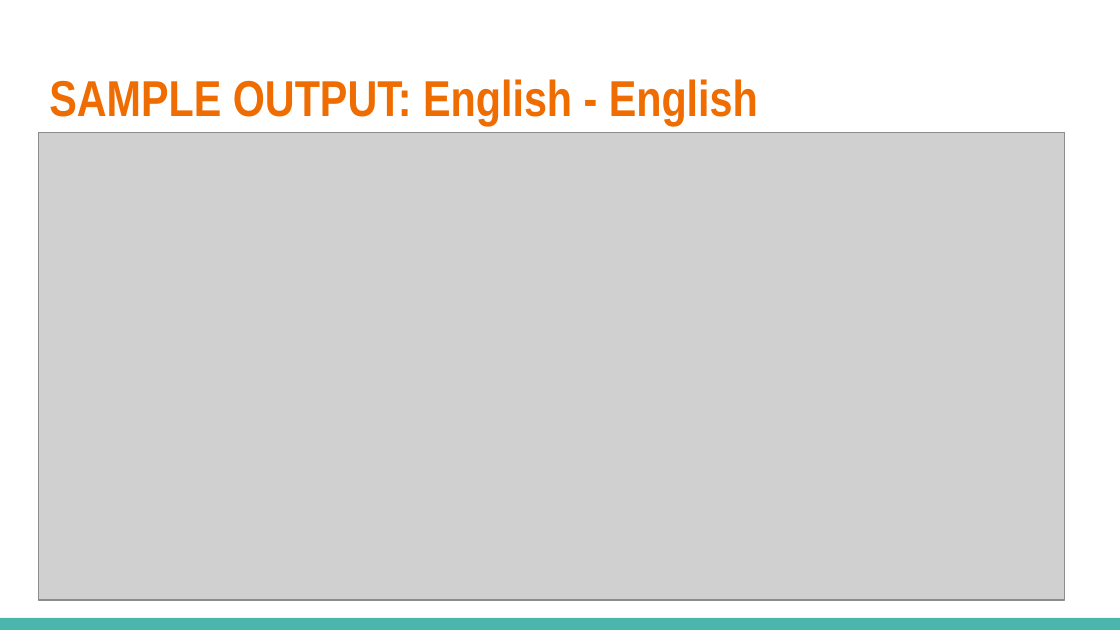
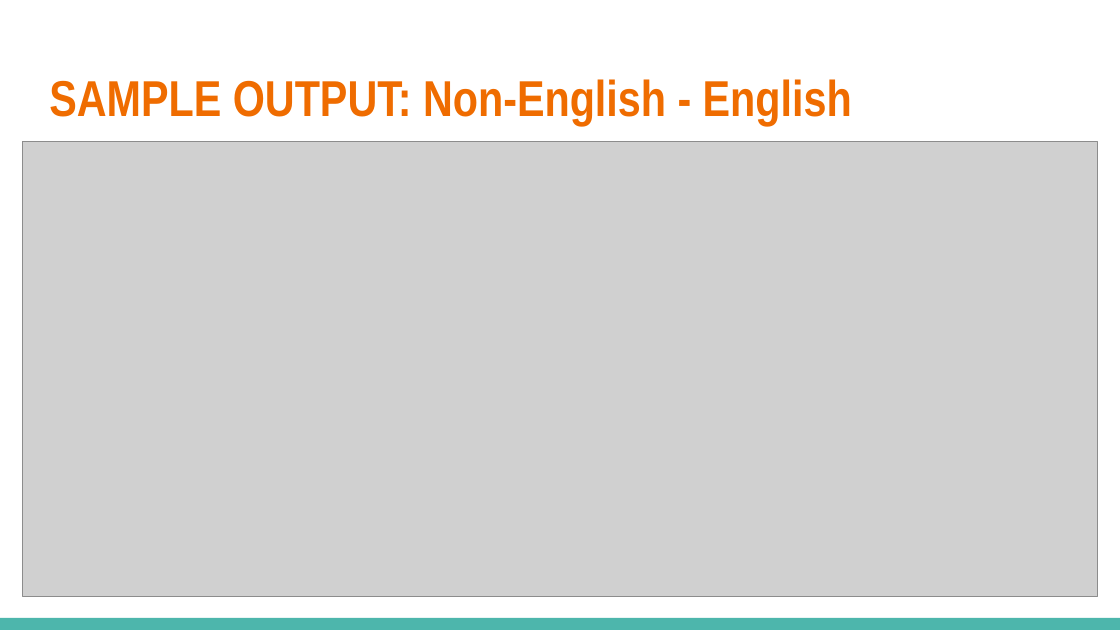
Before and after one commit to savithashreem07/Machine-Learning, a slide deck: slide 20 of Customer Support System (email to customer)/19981_SavithaShree_Mohanraj_CSS_Email.pptx (slide 18 before the commit). Drawn at 1120x630 pixels with LibreOffice and Linux fonts; fonts in the diff are those of the drawing; grey boxes stand for pictures. Boxes give left, top, right and bottom in pixels: in the first picture for what was removed or moved away, otherwise in the second. Text is boxed around its words. In the diff, an @@ line names an element or a change of style, - is before the commit and + after.

```diff
--- a/Customer Support System (email to customer)/19981_SavithaShree_Mohanraj_CSS_Email.pptx
+++ b/Customer Support System (email to customer)/19981_SavithaShree_Mohanraj_CSS_Email.pptx
@@ title at [49,79,852,126]: text changed @@
-SAMPLE OUTPUT: English - English
+SAMPLE OUTPUT: Non-English - English
@@ picture: place and size @@
-picture at [38,132,1065,600]
+picture at [22,141,1096,597]
```
Also in this commit, not shown: 2 other slides changed, 1 slide added, 1 other file.
